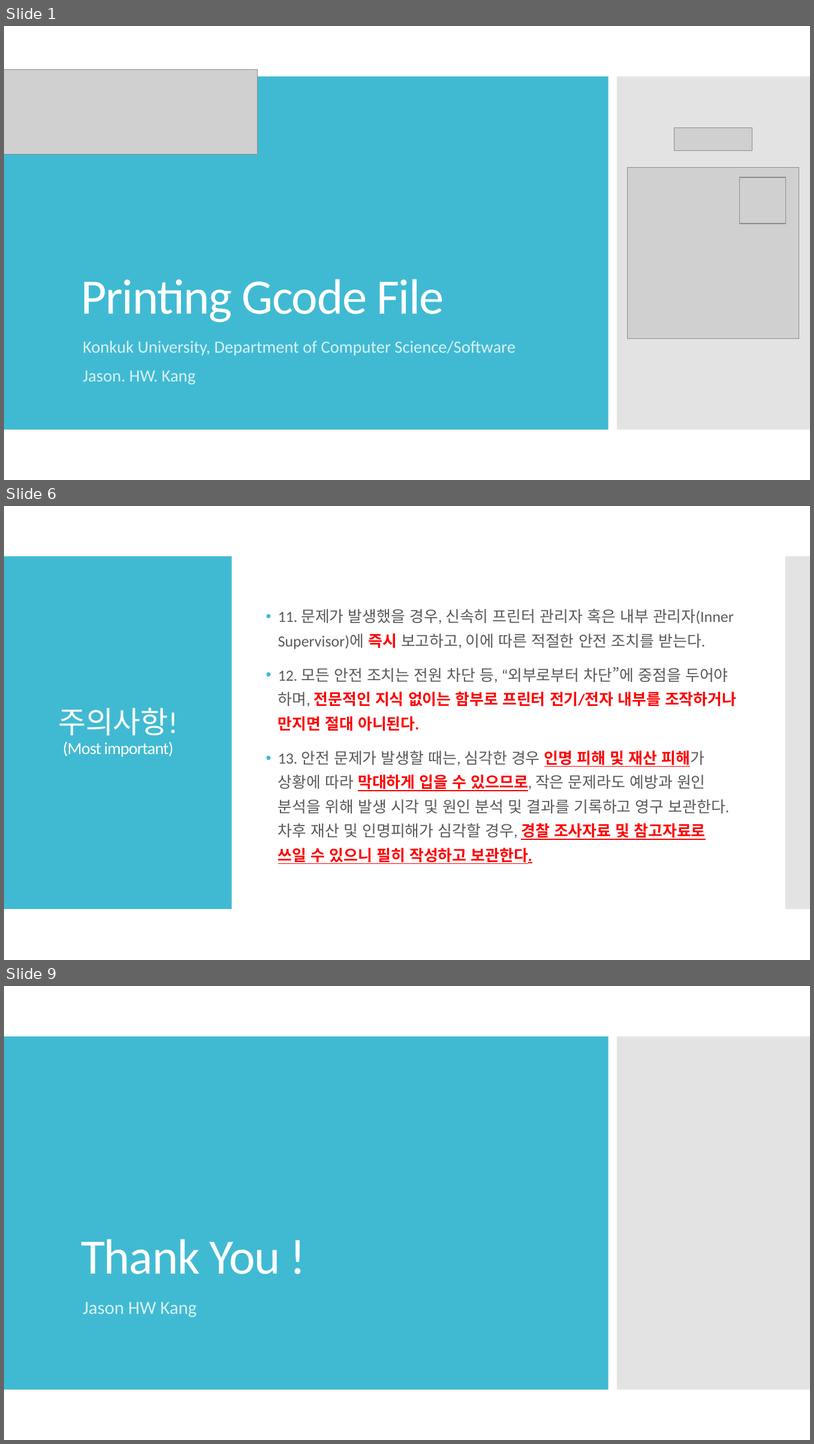
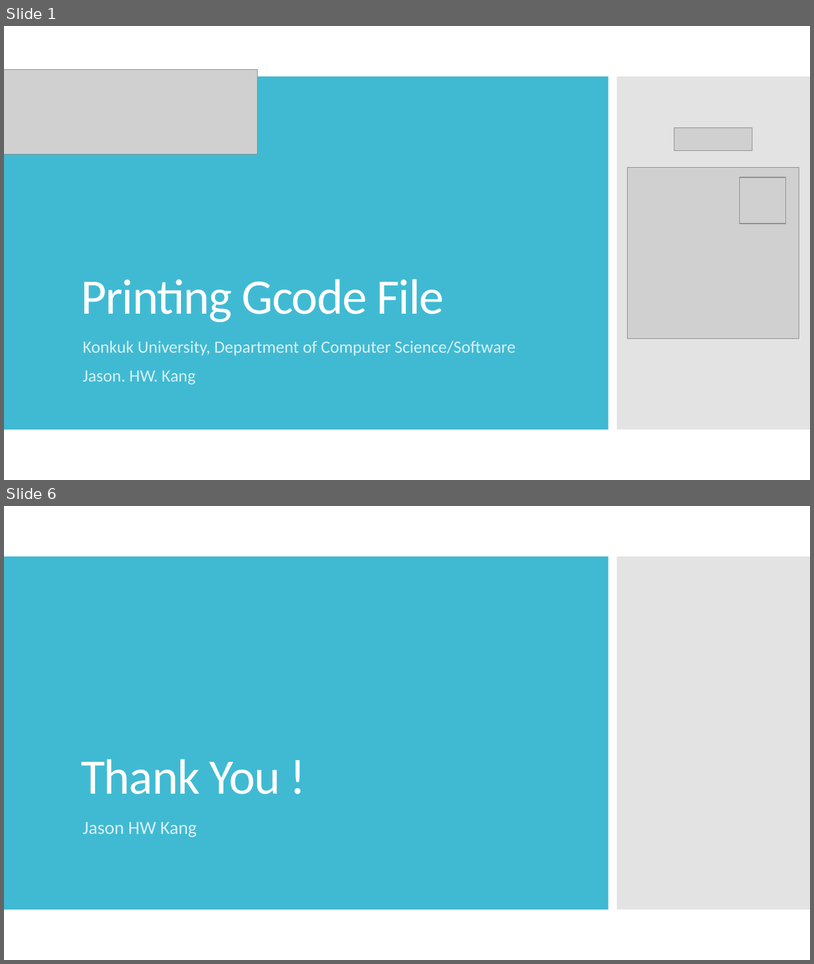
Before and after one commit to IncoCura/Instruction, a slide deck: 3DPrinter/3. Printing GCode file.pptx. Shown one above the other, each under a label of ours: slides 1, 6 and 9 before the commit, slides 1 and 6 after it; the slides between them are not shown. The pictures are 814x1444 and 814x964 pixels, drawn with LibreOffice and Linux fonts; fonts in the diff are those of the drawing; grey boxes stand for pictures. Boxes give left, top, right and bottom in pixels: in the first picture for what was removed or moved away, otherwise in the second. Text is boxed around its words. In the diff, an @@ line names an element or a change of style, - is before the commit and + after.

```diff
--- a/3DPrinter/3. Printing GCode file.pptx
+++ b/3DPrinter/3. Printing GCode file.pptx
@@ slide 6 removed at box(4, 506, 810, 960), background #FFFFFF @@
@@ rectangle removed at box(4, 556, 232, 909) @@
@@ rectangle removed at box(786, 556, 810, 909) @@
@@ text removed at box(278, 609, 737, 864) @@
-• 11. 문제가 발생했을 경우, 신속히 프린터 관리자 혹은 내부 관리자(Inner Supervisor)에 즉시 보고하고, 이에 따른 적절한 안전 조치를 받는다.
-• 12. 모든 안전 조치는 전원 차단 등, “외부로부터 차단”에 중점을 두어야 하며, 전문적인 지식 없이는 함부로 프린터 전기/전자 내부를 조작하거나 만지면 절대 아니된다.
-• 13. 안전 문제가 발생할 때는, 심각한 경우 인명 피해 및 재산 피해가 상황에 따라 막대하게 입을 수 있으므로, 작은 문제라도 예방과 원인 분석을 위해 발생 시각 및 원인 분석 및 결과를 기록하고 영구 보관한다.
-  차후 재산 및 인명피해가 심각할 경우, 경찰 조사자료 및 참고자료로 쓰일 수 있으니 필히 작성하고 보관한다.
@@ title removed at box(59, 708, 178, 757) @@
-주의사항!
-(Most important)
@@ what was slide 9 is now slide 6 @@
```
Also in this commit, not shown: 3 slides changed, 1 slide added, 3 other slides removed, 1 other file.
